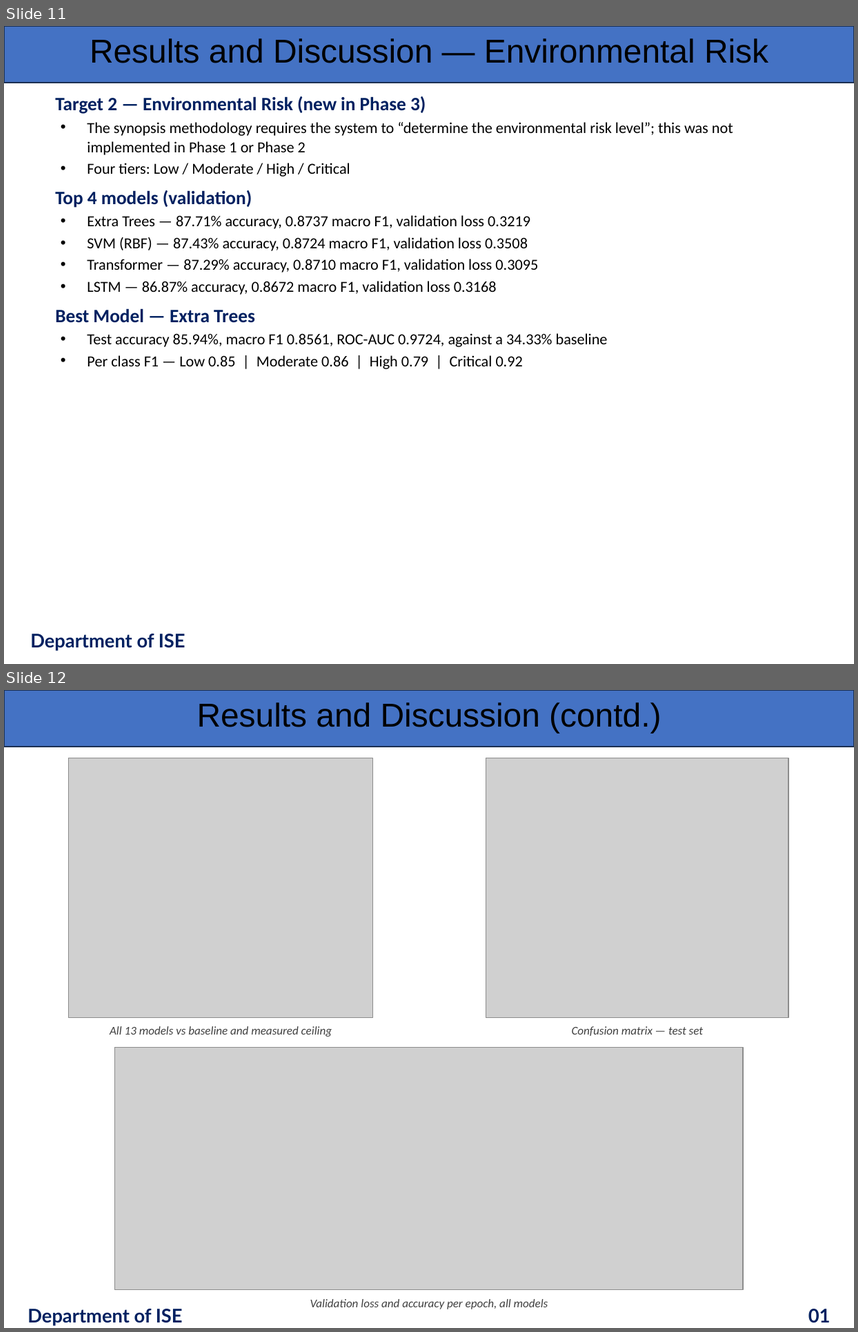
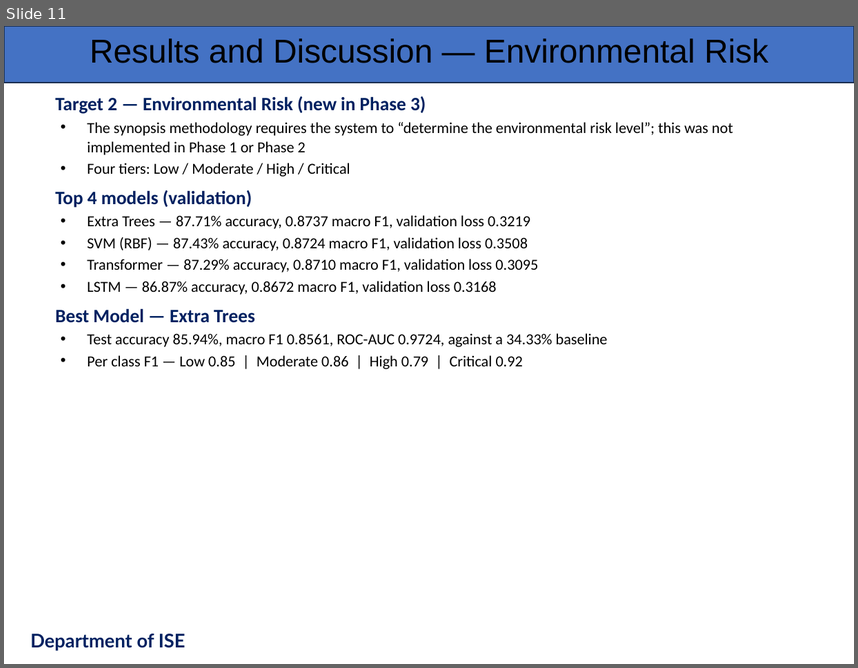
Before and after one commit to srinidhids15/Machine-Learning-Based-Lifecycle-Intelligence-System-for-Non-Biodegradable-Automotive-Materials, a slide deck: presentation/ISE_Phase3_Presentation_Team52.pptx. Shown one above the other, each under a label of ours: slides 11 and 12 before the commit, slide 11 after it. The pictures are 858x1332 and 858x668 pixels, drawn with LibreOffice and Linux fonts; fonts in the diff are those of the drawing; grey boxes stand for pictures; background and template pictures are left out. Boxes give left, top, right and bottom in pixels: in the first picture for what was removed or moved away, otherwise in the second. Text is boxed around its words. In the diff, an @@ line names an element or a change of style, - is before the commit and + after.

```diff
--- a/presentation/ISE_Phase3_Presentation_Team52.pptx
+++ b/presentation/ISE_Phase3_Presentation_Team52.pptx
@@ slide 12 removed at (4,690,854,1328), background #FFFFFF; not listed: 1 template element that a slide beside it also shows @@
@@ text removed at (197,702,661,733) @@
-Results and Discussion (contd.)
@@ picture removed at (69,758,373,1017) @@
@@ picture removed at (486,758,789,1017) @@
@@ text removed at (110,1026,332,1036) @@
-All 13 models vs baseline and measured ceiling
@@ text removed at (572,1026,703,1036) @@
-Confusion matrix — test set
@@ picture removed at (115,1047,744,1290) @@
@@ text removed at (27,1308,183,1325) @@
-Department of ISE
@@ text removed at (310,1299,548,1309) @@
-Validation loss and accuracy per epoch, all models
@@ text removed at (809,1308,831,1323) @@
-01
```
Also in this commit, not shown: 2 slides changed, 7 slides added, 12 other files.
